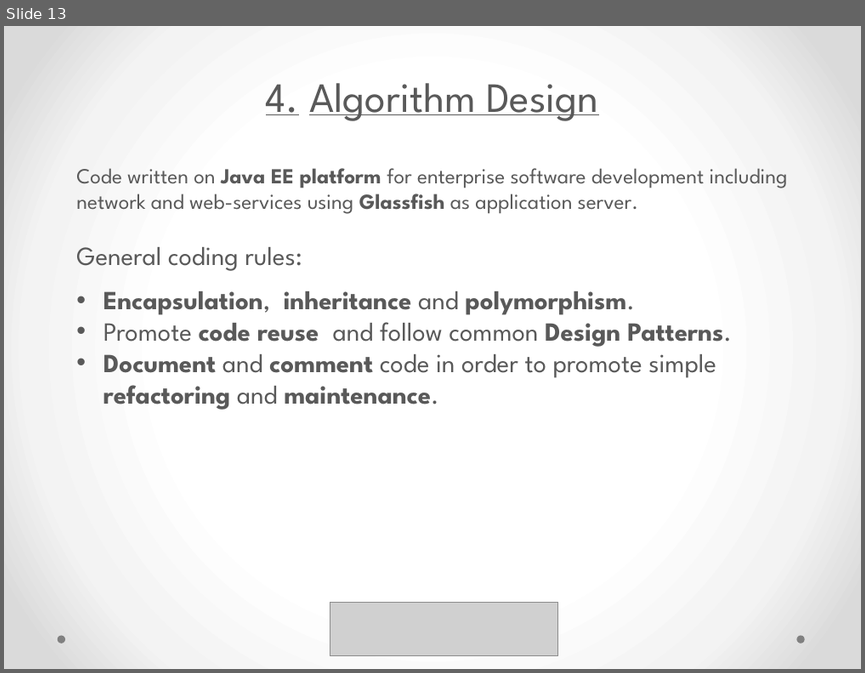
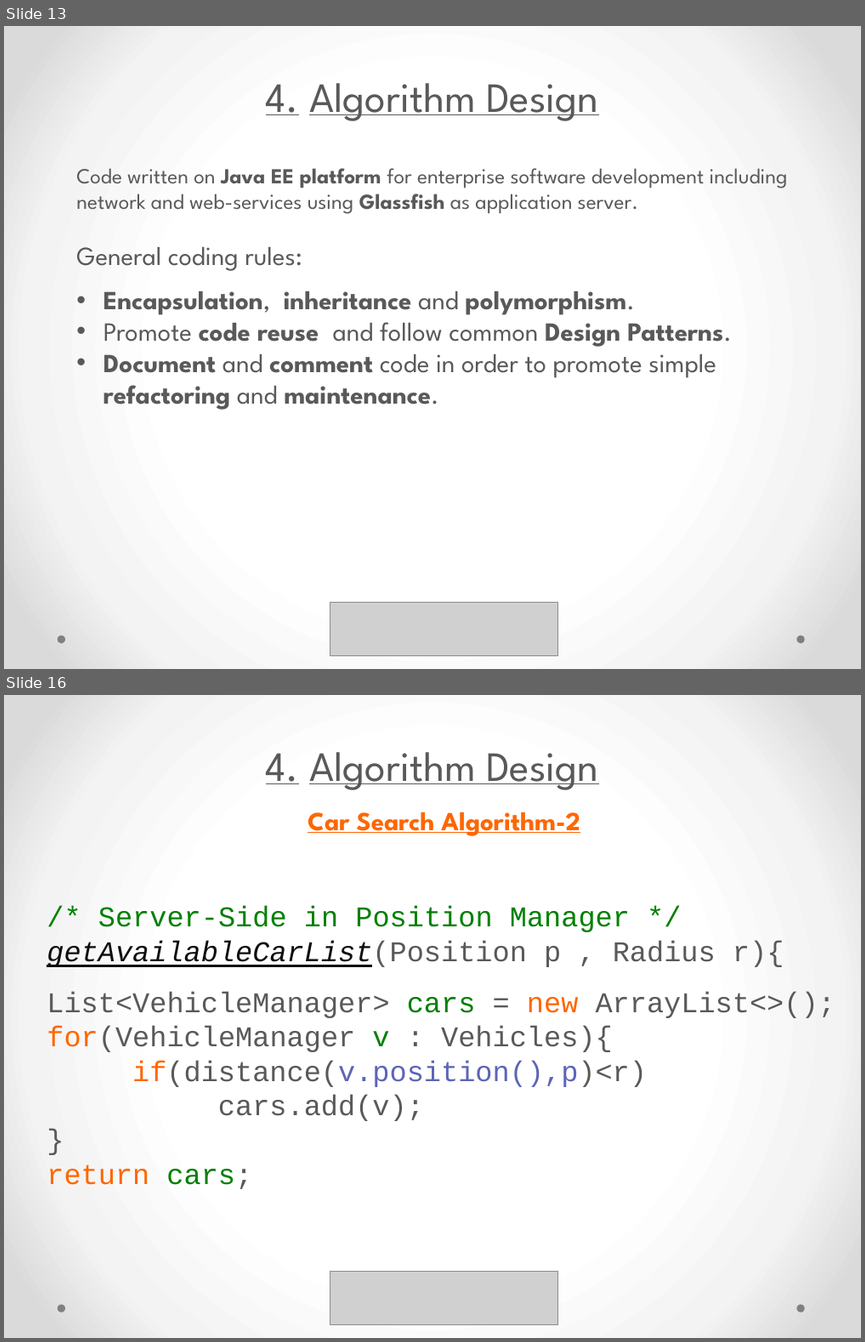
Before and after one commit to yangi92/SE2_PowerEnJoy, a slide deck: PP/PresentationDD.pptx. Shown one above the other, each under a label of ours: slide 13 before the commit, slides 13 and 16 after it; the slides between them are not shown. The pictures are 865x673 and 865x1342 pixels, drawn with LibreOffice and Linux fonts; fonts in the diff are those of the drawing; grey boxes stand for pictures. Boxes give left, top, right and bottom in pixels: in the first picture for what was removed or moved away, otherwise in the second. Text is boxed around its words. In the diff, an @@ line names an element or a change of style, - is before the commit and + after.

```diff
--- a/PP/PresentationDD.pptx
+++ b/PP/PresentationDD.pptx
@@ slide 16 added at (4, 695, 861, 1338), background gradient #FFFFFF to #F4F4F4 to #DADADA; not listed: 2 template elements that a slide beside it also shows @@
@@ title added at (266, 752, 598, 790), 35 pt, text #595959, underline @@
+4. Algorithm Design
@@ text added at (46, 811, 835, 1189), 24 pt, text #595959 @@
+Car Search Algorithm-2
+/* Server-Side in Position Manager */
+getAvailableCarList(Position p , Radius r){
+List<VehicleManager> cars = new ArrayList<>();
+for(VehicleManager v : Vehicles){
+if(distance(v.position(),p)<r)
+cars.add(v);
+}
+return cars;
@@ picture added at (330, 1270, 557, 1325) @@
```
Also in this commit, not shown: 1 slide changed, 3 other slides added.
